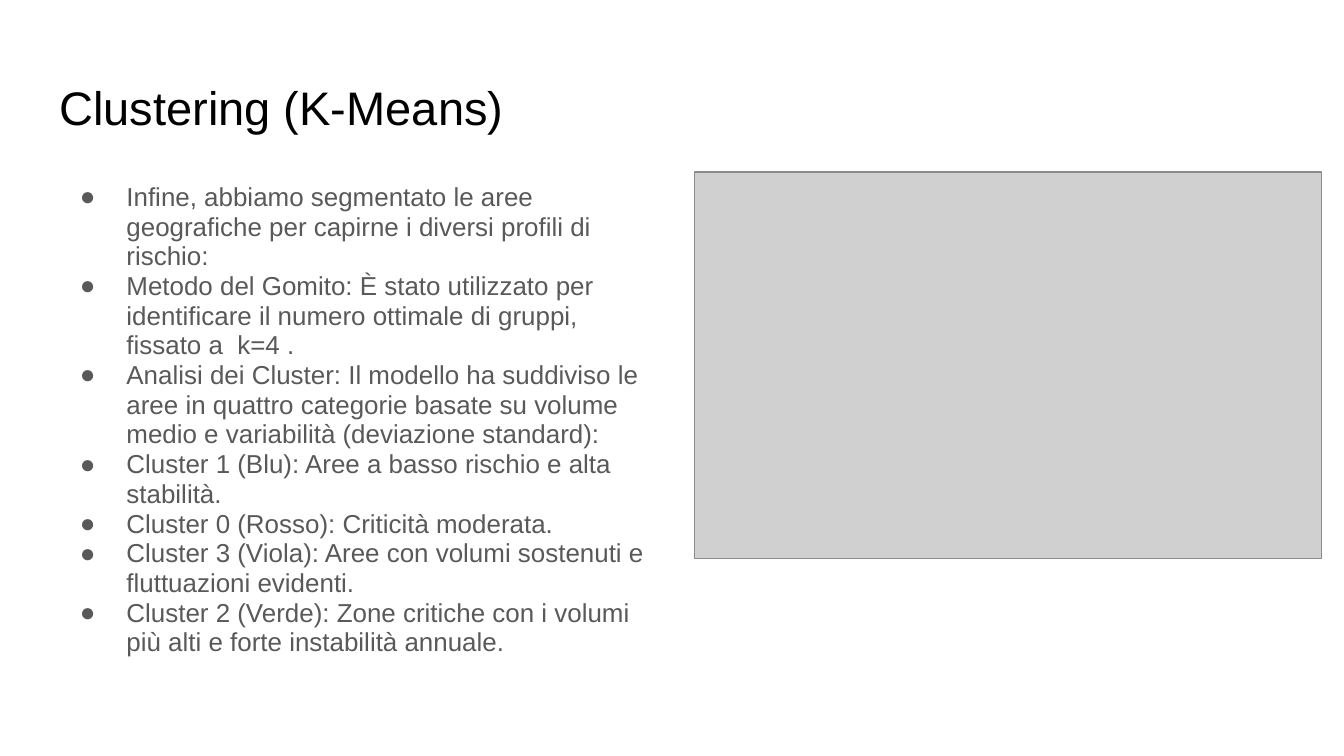
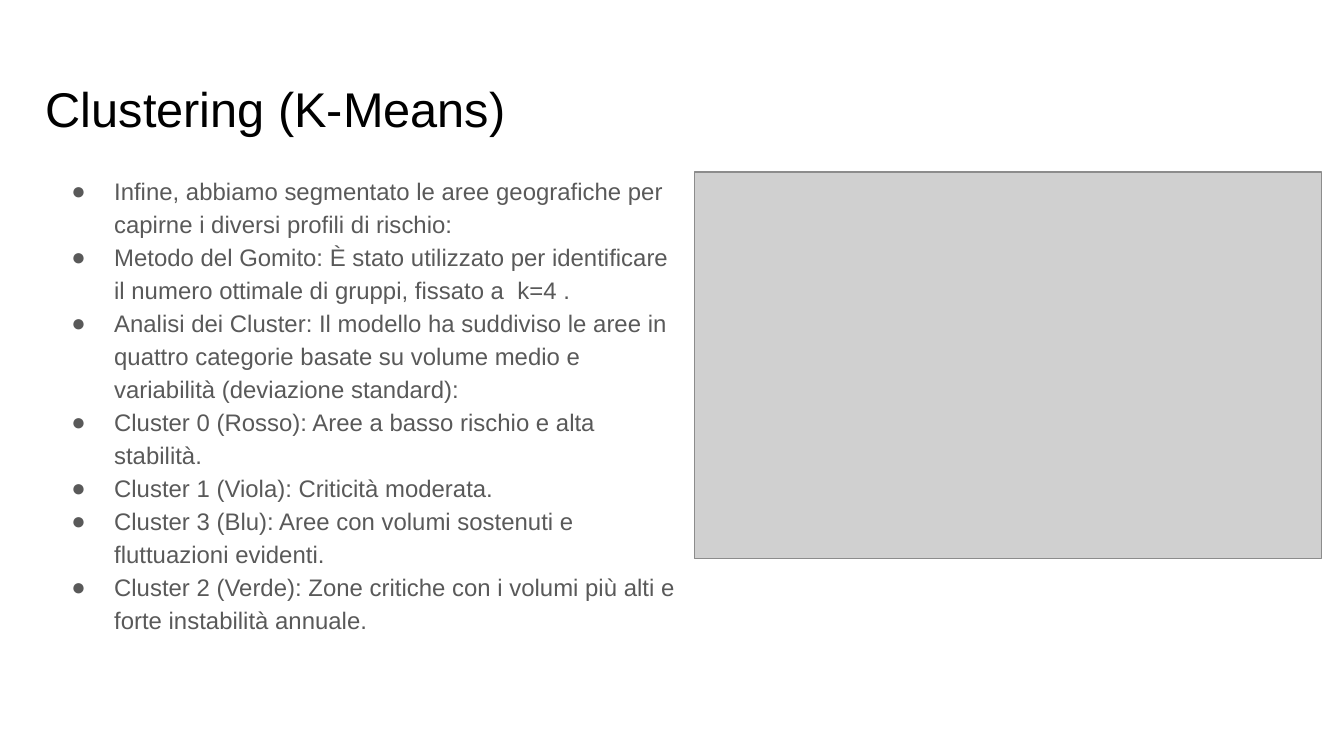
Before and after one commit to Gabriele360/progetto-finale-dapt26, a slide deck: slide 4 of slide progetto finale salmi gabriele.pptx. Drawn at 1344x756 pixels with LibreOffice and Linux fonts; fonts in the diff are those of the drawing; grey boxes stand for pictures. Boxes give left, top, right and bottom in pixels: in the first picture for what was removed or moved away, otherwise in the second. Text is boxed around its words. In the diff, an @@ line names an element or a change of style, - is before the commit and + after.

```diff
--- a/slide progetto finale salmi gabriele.pptx
+++ b/slide progetto finale salmi gabriele.pptx
@@ title "Clustering (K-Means)" at (46,91,505,136): size 25.2 to 26 pt @@
@@ text "Infine, abbiamo segmentato le aree ...": place and size @@
-text "Infine, abbiamo segmentato le aree ..." at (126,187,643,657)
+text "Infine, abbiamo segmentato le aree ..." at (114,182,674,629)
@@ text at (114,182,674,629): size 13.9 to 12.8 pt in "Infine, abbiamo segmentato le aree geografiche per ...", "Metodo del Gomito: È stato utilizzato per ...", "Analisi dei Cluster: Il modello ha suddiviso ...", "Cluster 2 (Verde): Zone critiche con i ..."; indent changed; line spacing 0.95 to 1.15 @@
@@ text at (114,413,595,563): text changed; size 13.9 to 12.8 pt @@
-● Cluster 1 (Blu): Aree a basso rischio e alta stabilità.
-● Cluster 0 (Rosso): Criticità moderata.
-● Cluster 3 (Viola): Aree con volumi sostenuti e fluttuazioni evidenti.
+● Cluster 0 (Rosso): Aree a basso rischio e alta stabilità.
+● Cluster 1 (Viola): Criticità moderata.
+● Cluster 3 (Blu): Aree con volumi sostenuti e fluttuazioni evidenti.
```
Also in this commit, not shown: 3 other slides changed.
